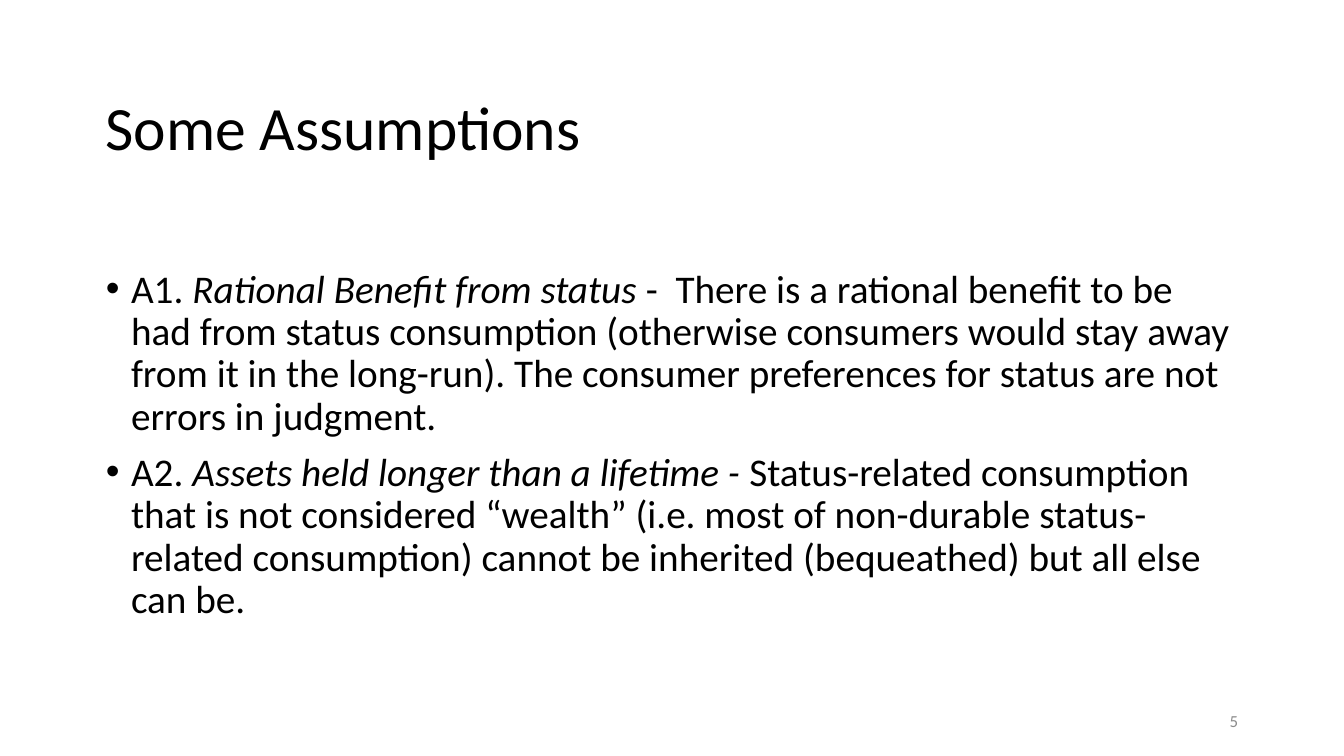
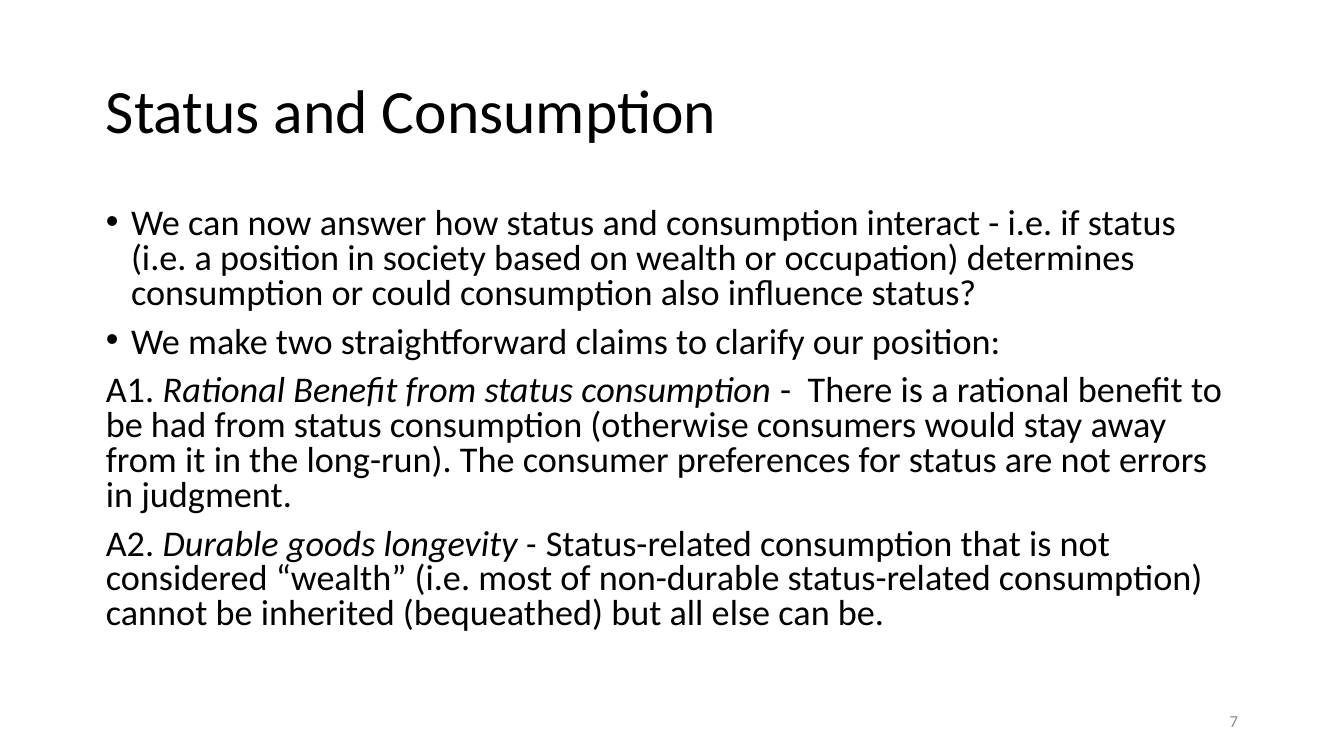
Before and after one commit to anuragr81/research, a slide deck: slide 7 of consumption/presentationJun2020.pptx (slide 5 before the commit). Drawn at 1344x756 pixels with LibreOffice and Linux fonts; fonts in the diff are those of the drawing; background and template pictures are left out. Boxes give left, top, right and bottom in pixels: in the first picture for what was removed or moved away, otherwise in the second. Text is boxed around its words. In the diff, an @@ line names an element or a change of style, - is before the commit and + after.

```diff
--- a/consumption/presentationJun2020.pptx
+++ b/consumption/presentationJun2020.pptx
@@ title removed at <box>105,107,581,160</box> @@
-Some Assumptions
@@ title added at <box>106,90,716,143</box>, 33 pt, text #000000 @@
+Status and Consumption
@@ text at <box>106,210,1222,631</box>: text changed; size 21 to 19.4 pt @@
-• A1. Rational Benefit from status - There is a rational benefit to be had from status consumption (otherwise consumers would stay away from it in the long-run). The consumer preferences for status are not errors in judgment.
-• A2. Assets held longer than a lifetime - Status-related consumption that is not considered “wealth” (i.e. most of non-durable status-related consumption) cannot be inherited (bequeathed) but all else can be.
+• We can now answer how status and consumption interact - i.e. if status (i.e. a position in society based on wealth or occupation) determines consumption or could consumption also influence status?
+• We make two straightforward claims to clarify our position:
+A1. Rational Benefit from status consumption - There is a rational benefit to be had from status consumption (otherwise consumers would stay away from it in the long-run). The consumer preferences for status are not errors in judgment.
+A2. Durable goods longevity - Status-related consumption that is not considered “wealth” (i.e. most of non-durable status-related consumption) cannot be inherited (bequeathed) but all else can be.
@@ page number at <box>1230,716,1239,727</box>: text changed @@
-5
+7
```
Also in this commit, not shown: 6 other slides changed, 8 slides added, 9 slides removed, 1 other file.
